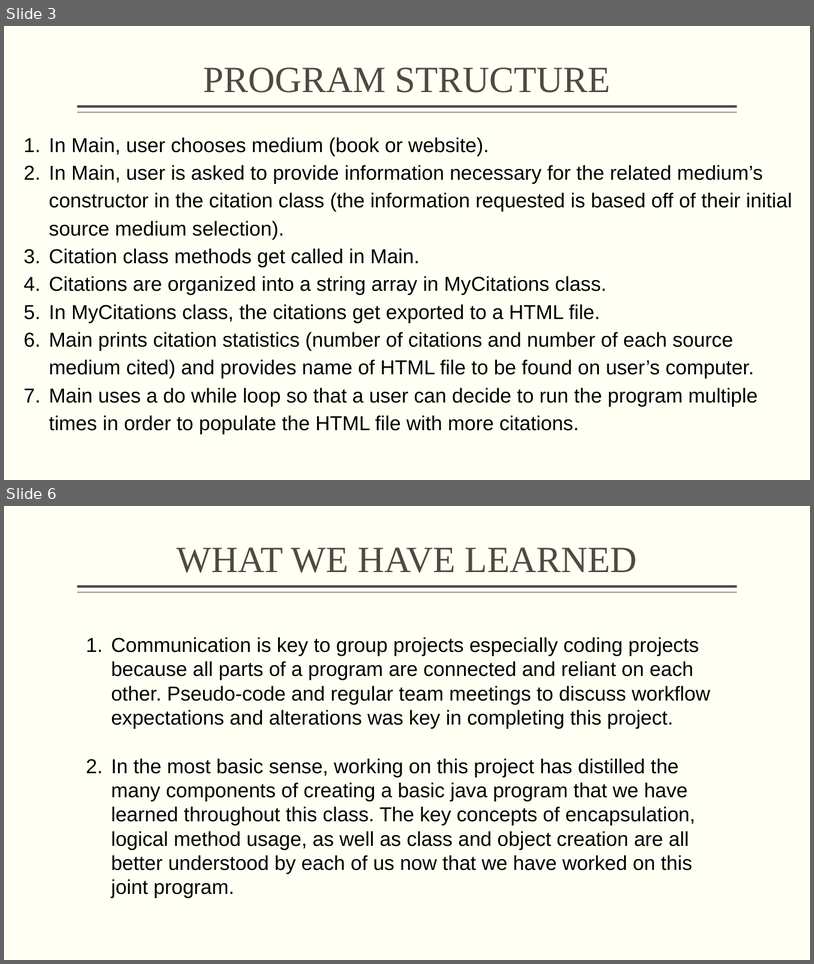
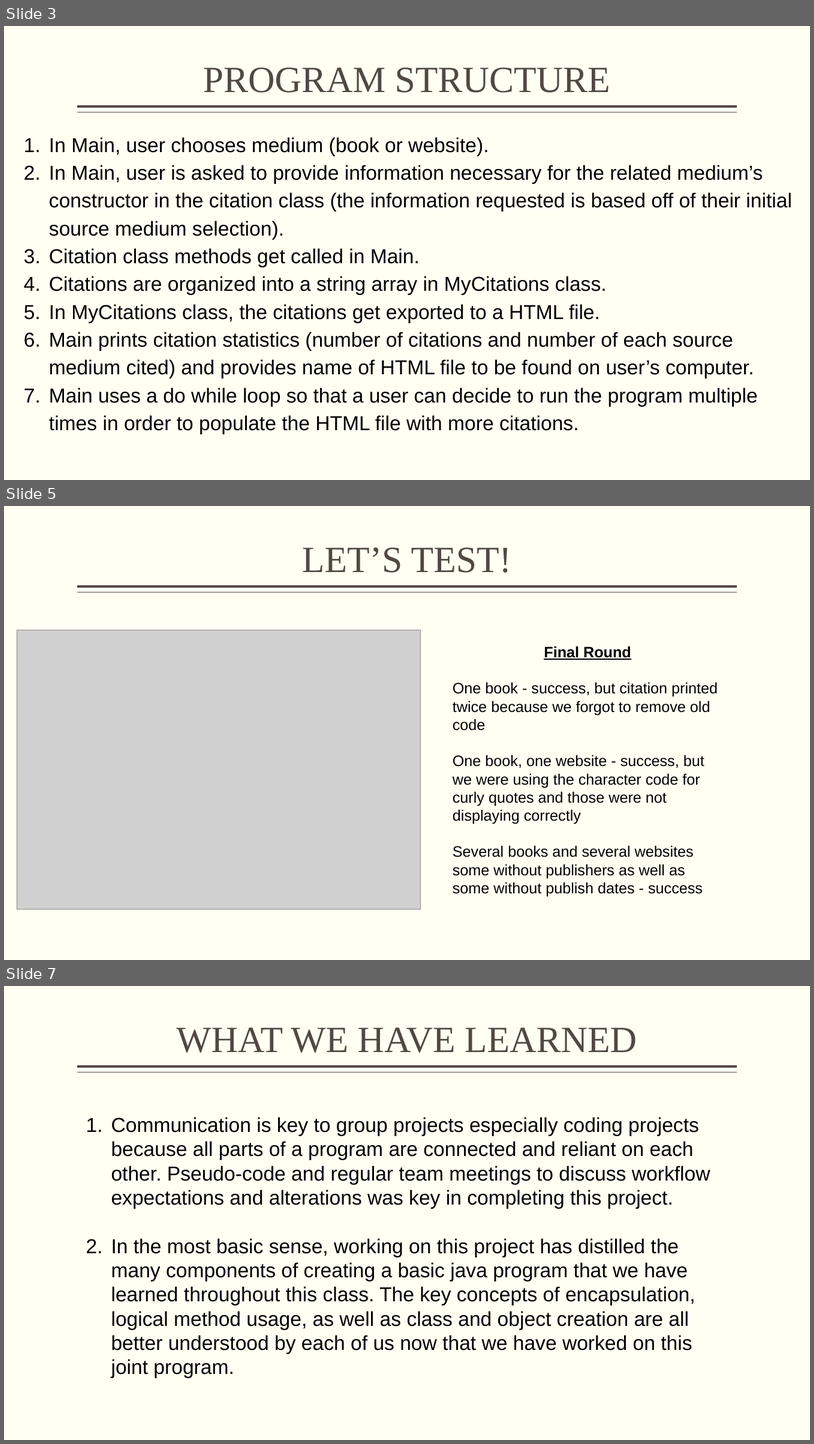
Before and after one commit to RJP43/JavaCustomProject-LUC_Comp-170, a slide deck: COMP170_CustomProject-Presentation.pptx. Shown one above the other, each under a label of ours: slides 3 and 6 before the commit, slides 3, 5 and 7 after it; the slides between them are not shown. The pictures are 814x964 and 814x1444 pixels, drawn with LibreOffice and Linux fonts; fonts in the diff are those of the drawing; grey boxes stand for pictures. Boxes give left, top, right and bottom in pixels: in the first picture for what was removed or moved away, otherwise in the second. Text is boxed around its words. In the diff, an @@ line names an element or a change of style, - is before the commit and + after.

Commit message:
final touches to project code and presentation sllides (transferred back in pseudo code and disucussed key issues as well as final round of testing

```diff
--- a/COMP170_CustomProject-Presentation.pptx
+++ b/COMP170_CustomProject-Presentation.pptx
@@ slide 5 added at bbox=[4, 506, 810, 960], background #FFFFF3; not listed: 2 template elements that a slide beside it also shows @@
@@ title added at bbox=[302, 547, 512, 573], 44 pt, text #514843 @@
+LET’S TEST!
@@ picture added at bbox=[17, 630, 422, 909] @@
@@ text added at bbox=[453, 646, 718, 897], 18 pt, text #000000 @@
+Final Round
+One book - success, but citation printed twice because we forgot to remove old code
+One book, one website - success, but we were using the character code for curly quotes and those were not displaying correctly
+Several books and several websites some without publishers as well as some without publish dates - success
@@ what was slide 6 is now slide 7 @@
```
Also in this commit, not shown: 2 slides changed, 1 other slide added, 1 slide removed, 3 other files.
